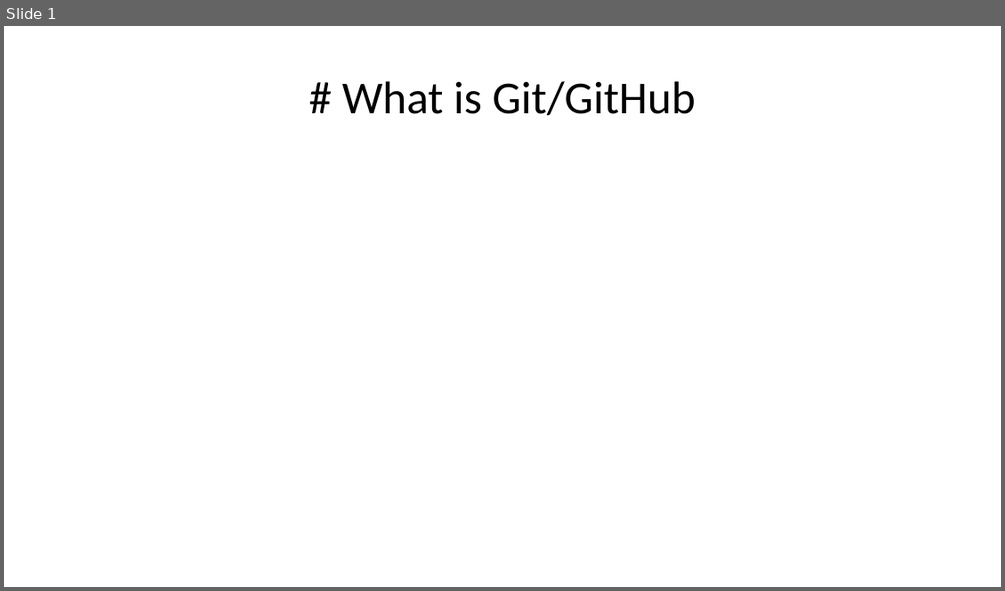
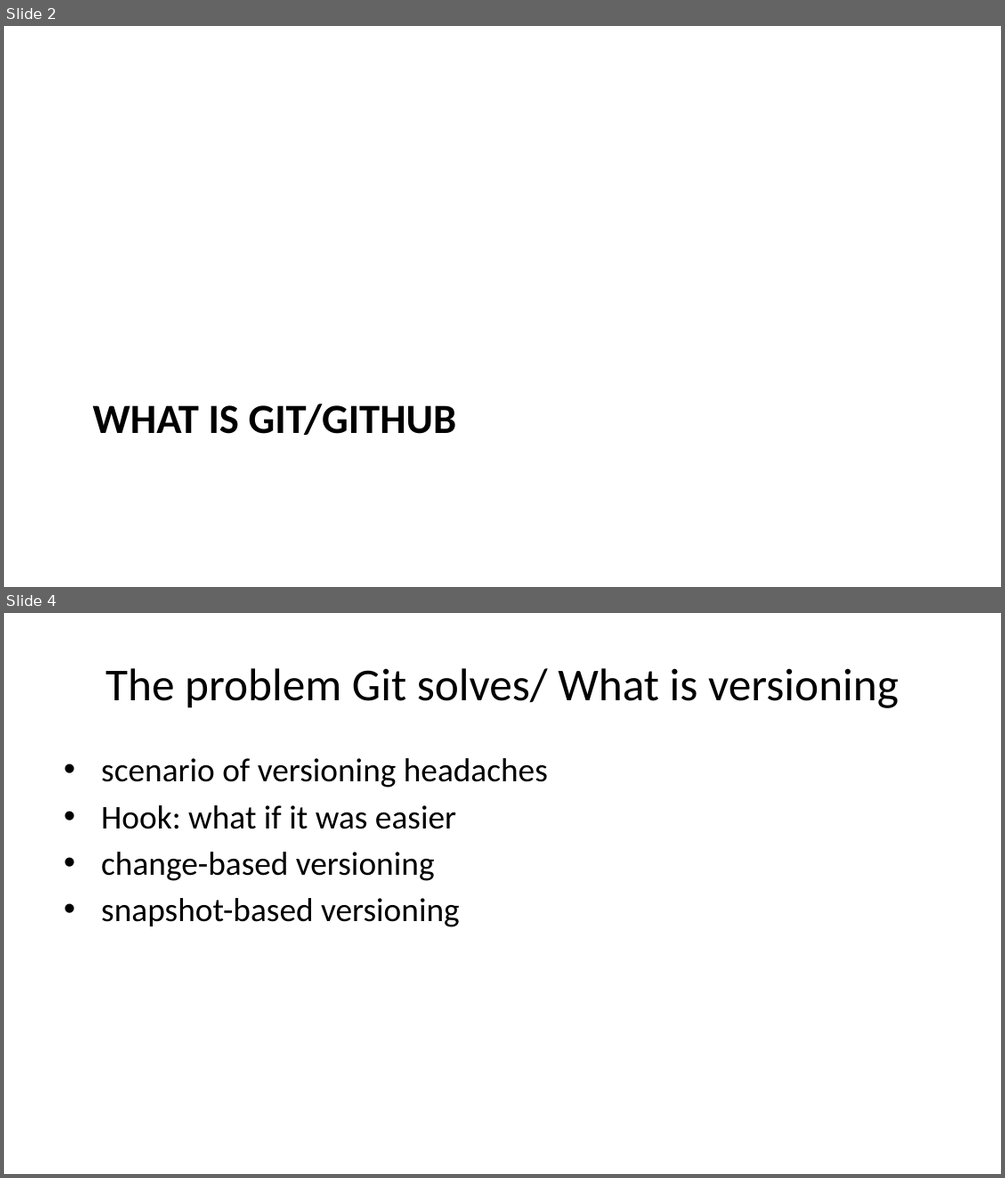
Before and after one commit to dhelgerson/ObsidianVault, a slide deck: git-pres.pptx. Shown one above the other, each under a label of ours: slide 1 before the commit, slides 2 and 4 after it; the slides between them are not shown. The pictures are 1005x591 and 1005x1178 pixels, drawn with LibreOffice and Linux fonts; fonts in the diff are those of the drawing. Boxes give left, top, right and bottom in pixels: in the first picture for what was removed or moved away, otherwise in the second. Text is boxed around its words. In the diff, an @@ line names an element or a change of style, - is before the commit and + after.

```diff
--- a/git-pres.pptx
+++ b/git-pres.pptx
@@ slide 4 added at [4, 613, 1001, 1174], background #FFFFFF @@
@@ title added at [105, 668, 898, 708], 33 pt, text #000000 @@
+The problem Git solves/ What is versioning
@@ text added at [101, 758, 548, 927], 24 pt, text #000000 @@
+• scenario of versioning headaches
+• Hook: what if it was easier
+• change-based versioning
+• snapshot-based versioning
@@ what was slide 1 is now slide 2 @@
@@ slide 2 changed as well @@
@@ title "WHAT IS GIT/GITHUB" at [93, 403, 457, 435]: vertical alignment middle to top @@
@@ title at [93, 403, 457, 435]: text changed; size 33 to 30 pt; bold on @@
-# What is Git/GitHub
+WHAT IS GIT/GITHUB
```
Also in this commit, not shown: 1 other slide changed, 19 other slides added, 1 other file.
